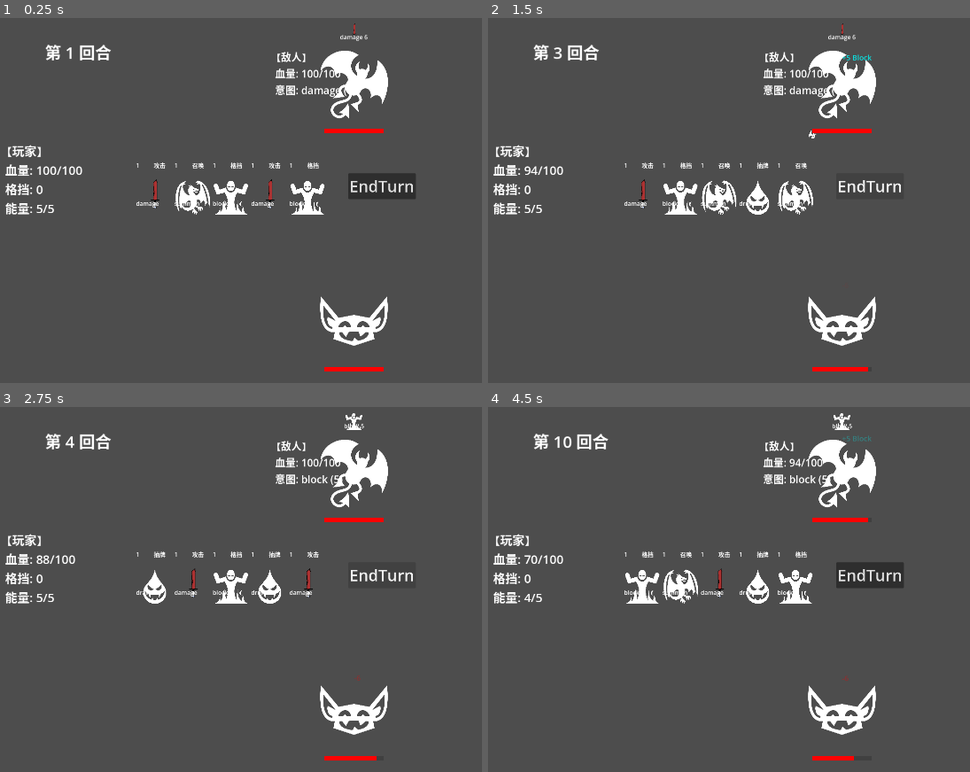
Above: before the commit, frames 1-4 (two rows, left to right).
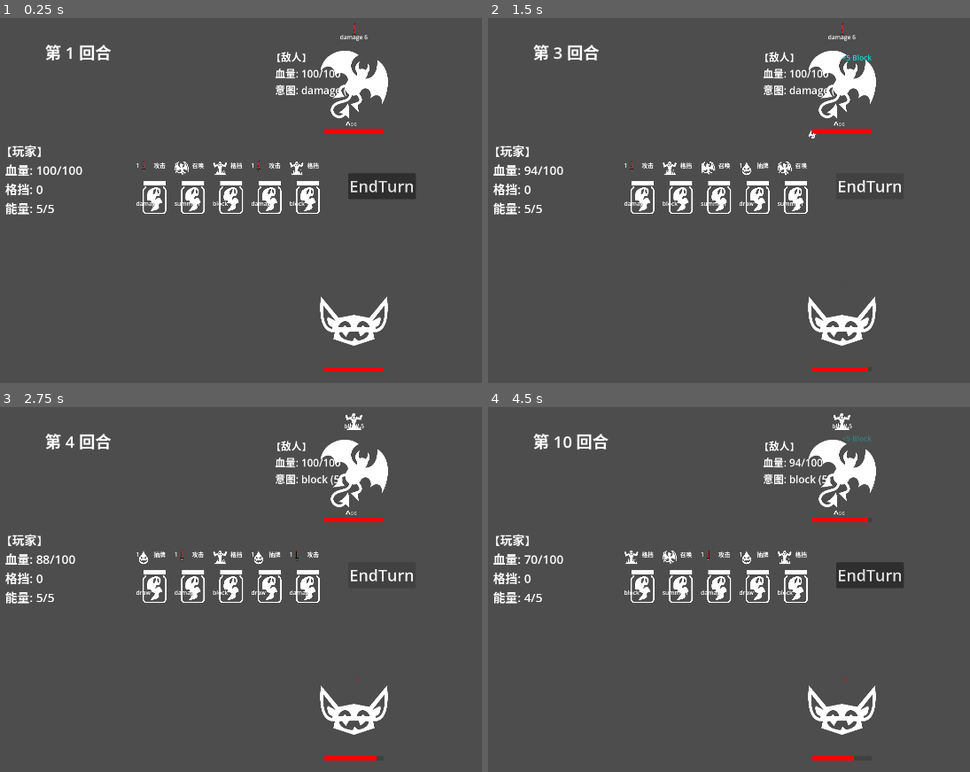
Above: after the commit, the same moments.

Repository: SATTEM/project-X
Game: Godot game, scene res://scenes/game.tscn
Two runs of this game, one before a commit and one after it. Both use one fixed random seed, a clock stepped at 60 frames per second and the inputs below.
Inputs (mouse positions are in pixels of both pictures, inside the frame that each line leads up to):
- Up to frame 1 (0.25 s): no input
- Up to frame 2 (1.5 s): click "EndTurn" at 0.5 s; click "EndTurn" at 1.25 s
- Up to frame 3 (2.75 s): click "EndTurn" at 2 s
- Up to frame 4 (4.5 s): tap Enter (ui_accept) at 2.75, 3.02, 3.77 s; move the mouse to (642, 585) at 2.77 s; click (642, 585) at 2.92 s; move the mouse to (680, 585) at 3.52 s; click (680, 585) at 3.67 s; click (680, 585) at 4.42 s

The runs differ from the first frame. In frame 1, 1.6% of the frame differs, in the area x 29-75%, y 28-54%; in frame 2, 1.7%; in frame 3, 1.5%; in frame 4, 1.7%.

Commit message:
feat: add energy ui

Diff:
--- a/scenes/cards/card_display.tscn
+++ b/scenes/cards/card_display.tscn
@@ -2,7 +2,7 @@
 
 [ext_resource type="Script" uid="uid://ctsjhnr47wdxt" path="res://scripts/ui/card_display.gd" id="1_nve1b"]
 
-[node name="CardDisplay" type="Control" unique_id=1505606675 node_paths=PackedStringArray("background", "cost_label", "name_label", "description_label")]
+[node name="CardDisplay" type="Control" unique_id=1505606675 node_paths=PackedStringArray("background", "card_texture", "cost_label", "name_label", "description_label")]
 custom_minimum_size = Vector2(100, 140)
 layout_mode = 3
 anchors_preset = 15
@@ -14,6 +14,7 @@
 grow_vertical = 2
 script = ExtResource("1_nve1b")
 background = NodePath("Background")
+card_texture = NodePath("CardTexture")
 cost_label = NodePath("CostLabel")
 name_label = NodePath("NameLabel")
 description_label = NodePath("DescriptionLabel")
@@ -47,3 +48,10 @@
 offset_right = 40.0
 offset_bottom = 127.0
 mouse_filter = 1
+
+[node name="CardTexture" type="TextureRect" parent="." unique_id=1642318309]
+layout_mode = 0
+offset_right = 40.0
+offset_bottom = 40.0
+expand_mode = 1
+stretch_mode = 5
--- a/scenes/ui/character_world_ui.tscn
+++ b/scenes/ui/character_world_ui.tscn
@@ -3,7 +3,7 @@
 [ext_resource type="Script" uid="uid://d14i8eew0i607" path="res://scripts/ui/character_world_ui.gd" id="1_22b7q"]
 [ext_resource type="Texture2D" uid="uid://c8vb3mls6sx2x" path="res://assets/art/monsters/caro-asercion/cloaked-figure-on-horseback.png" id="2_4i61a"]
 
-[node name="CharacterWorldUI" type="Control" unique_id=1872879632 node_paths=PackedStringArray("body_sprite", "health_bar_bg", "health_bar_fill", "block_container", "block_icon", "block_label", "intent_container", "intent_icon", "intent_label")]
+[node name="CharacterWorldUI" type="Control" unique_id=1872879632 node_paths=PackedStringArray("body_sprite", "health_bar_bg", "health_bar_fill", "block_container", "block_icon", "block_label", "intent_container", "intent_icon", "intent_label", "energy_container")]
 layout_mode = 3
 script = ExtResource("1_22b7q")
 body_sprite = NodePath("BodySprite")
@@ -15,6 +15,7 @@
 intent_container = NodePath("IntentContainer")
 intent_icon = NodePath("IntentContainer/IntentIcon")
 intent_label = NodePath("IntentContainer/IntentLabel")
+energy_container = NodePath("EnergyContainer")
 
 [node name="BodySprite" type="Sprite2D" parent="." unique_id=1735109174]
 
@@ -80,3 +81,8 @@
 layout_mode = 0
 offset_right = 40.0
 offset_bottom = 40.0
+
+[node name="EnergyContainer" type="Control" parent="." unique_id=2031746513]
+anchors_preset = 0
+offset_right = 40.0
+offset_bottom = 40.0
--- a/scripts/cards/card_resource.gd
+++ b/scripts/cards/card_resource.gd
@@ -6,6 +6,7 @@
 @export var cost: int = 0
 @export var effect_resources: Array[EffectResource]
 @export var texture: Texture2D
+@export var background_texture: Texture2D = preload("res://assets/art/card_arts/default_background.png")
 
 
 func create_card() -> Card:
--- a/scripts/characters/monsters/monster.gd
+++ b/scripts/characters/monsters/monster.gd
@@ -2,6 +2,7 @@
 extends Character
 
 signal intent_changed(type: String, value: int)
+signal energy_changed(type: GlobalEnums.Element, value: int)
 
 var intent_cards: Array[Card] = []
 var intent_type: String = ""
@@ -92,6 +93,13 @@
 	return
 
 
+func set_energy(slot: GlobalEnums.Element, value: int) -> void:
+	## 设置能量并发射信号
+	var slot_max = energy_slots_max[slot]
+	energy_slots[slot] = max(slot_max, value)
+	energy_changed.emit(slot, energy_slots[slot])
+
+
 func get_intent() -> Card:
 	## 获得意图卡牌，按照固定策略循环
 	if intent_cards.is_empty():
--- a/scripts/ui/card_display.gd
+++ b/scripts/ui/card_display.gd
@@ -4,6 +4,7 @@
 signal card_pressed(card: Card)
 
 @export var background: TextureRect
+@export var card_texture: TextureRect
 @export var cost_label: Label
 @export var name_label: Label
 @export var description_label: Label
@@ -17,7 +18,8 @@
 
 func set_card(new_card: Card) -> void:
 	card = new_card
-	background.texture = card.card_resource.texture
+	background.texture = card.card_resource.background_texture
+	card_texture.texture = card.card_resource.texture
 	cost_label.text = str(card.cost)
 	name_label.text = card.card_name
 	# 提取效果名称
--- a/scripts/ui/character_world_ui.gd
+++ b/scripts/ui/character_world_ui.gd
@@ -10,8 +10,10 @@
 @export var intent_container: Control
 @export var intent_icon: TextureRect
 @export var intent_label: Label
+@export var energy_container: Control
 
 var _character: Character = null
+var energy_displays: Dictionary = {}
 
 
 func setup(character: Character) -> void:
@@ -52,6 +54,12 @@
 	block_icon.custom_minimum_size = Vector2(24, 24)
 	block_label.add_theme_font_size_override("font_size", 14)
 
+	if character is Monster:
+		_build_monster_energy_displays()
+		_update_monster_energy_display()
+	else:
+		energy_container.visible = false
+
 	# ---------- 信号 ----------
 	character.health_changed.connect(_on_health_changed)
 	character.block_changed.connect(_on_block_changed)
@@ -59,6 +67,7 @@
 
 	if character is Monster:
 		character.intent_changed.connect(_on_intent_changed)
+		character.energy_changed.connect(_update_monster_energy_display)
 	else:
 		intent_container.visible = false
 
@@ -90,3 +99,55 @@
 	tween.tween_property(self, "position", orig + Vector2(8, 0), 0.04)
 	tween.tween_property(self, "position", orig - Vector2(8, 0), 0.04).set_delay(0.04)
 	tween.tween_property(self, "position", orig, 0.08).set_delay(0.08)
+
+
+func _build_monster_energy_displays() -> void:
+	# 清除旧子节点
+	for child in energy_container.get_children():
+		child.queue_free()
+	energy_displays.clear()
+
+	var monster = _character as Monster
+	var element_icons = {
+		GlobalEnums.Element.WATER: preload("res://assets/art/elements/water.png"),
+		GlobalEnums.Element.FIRE: preload("res://assets/art/elements/fire.png"),
+		GlobalEnums.Element.SOIL: preload("res://assets/art/elements/soil.png")
+	}
+
+	var spacing = 24
+	var total_width = monster.energy_slots.size() * spacing
+	var start_x = -total_width / 2.0
+
+	var i = 0
+	for element in monster.energy_slots.keys():
+		var icon = TextureRect.new()
+		icon.texture = element_icons.get(element)
+		icon.expand = true
+		icon.stretch_mode = TextureRect.STRETCH_KEEP_ASPECT_CENTERED
+		icon.custom_minimum_size = Vector2(16, 16)
+		icon.position = Vector2(start_x + i * spacing, 0)
+		energy_container.add_child(icon)
+
+		var label = Label.new()
+		label.add_theme_font_size_override("font_size", 10)
+		label.add_theme_color_override("font_color", Color.WHITE)
+		label.position = icon.position + Vector2(16, 2)
+		energy_container.add_child(label)
+
+		energy_displays[element] = { "icon": icon, "label": label }
+		i += 1
+
+	# 容器位置：血条上方，居中
+	energy_container.position = Vector2(-total_width / 2.0, health_bar_bg.position.y - 20)
+
+
+func _update_monster_energy_display() -> void:
+	var monster = _character as Monster
+	for element in monster.energy_slots:
+		var data = energy_displays.get(element)
+		if data:
+			var current = monster.energy_slots[element]
+			var max_val = monster.energy_slots_max.get(element, 0)
+			data["label"].text = "%d/%d" % [current, max_val]
+			# 可调整图标透明度表示当前是否有能量
+			data["icon"].modulate.a = 1.0 if current > 0 else 0.3
Binary file added: assets/art/card_arts/default_background.png
Not shown, changed: assets/art/card_arts/default_background.png.import
Binary file added: assets/art/elements/fire.png
Not shown, added: assets/art/elements/fire.png.import
Renamed: assets/art/monsters/cathelineau/tree-face.png -> assets/art/elements/soil.png
Not shown, added: assets/art/elements/soil.png.import
Binary file added: assets/art/elements/water.png
Not shown, added: assets/art/elements/water.png.import
